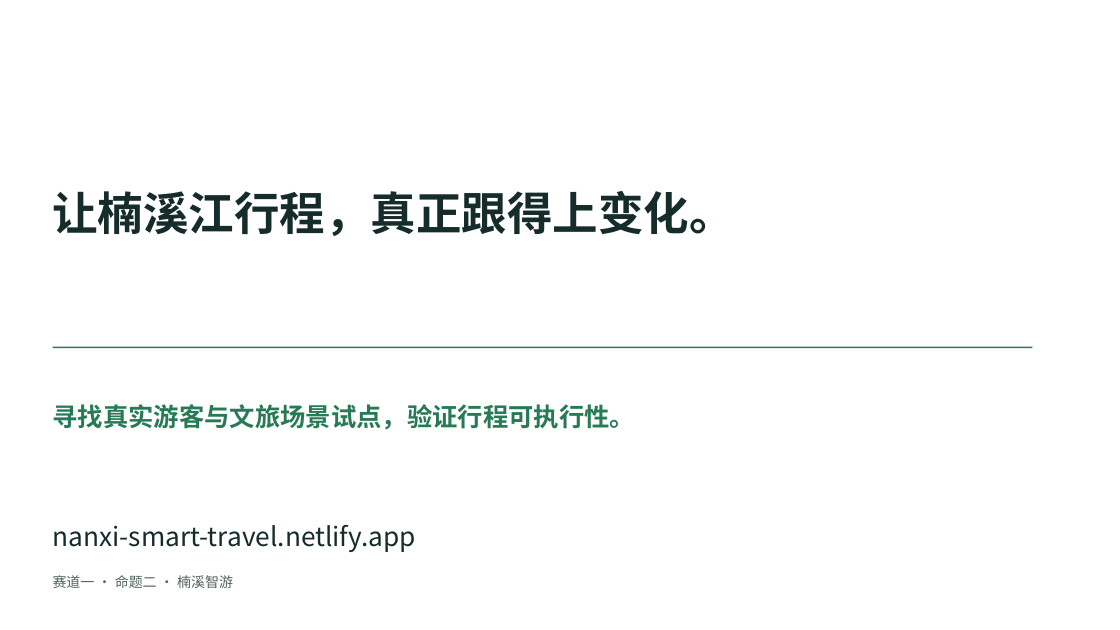
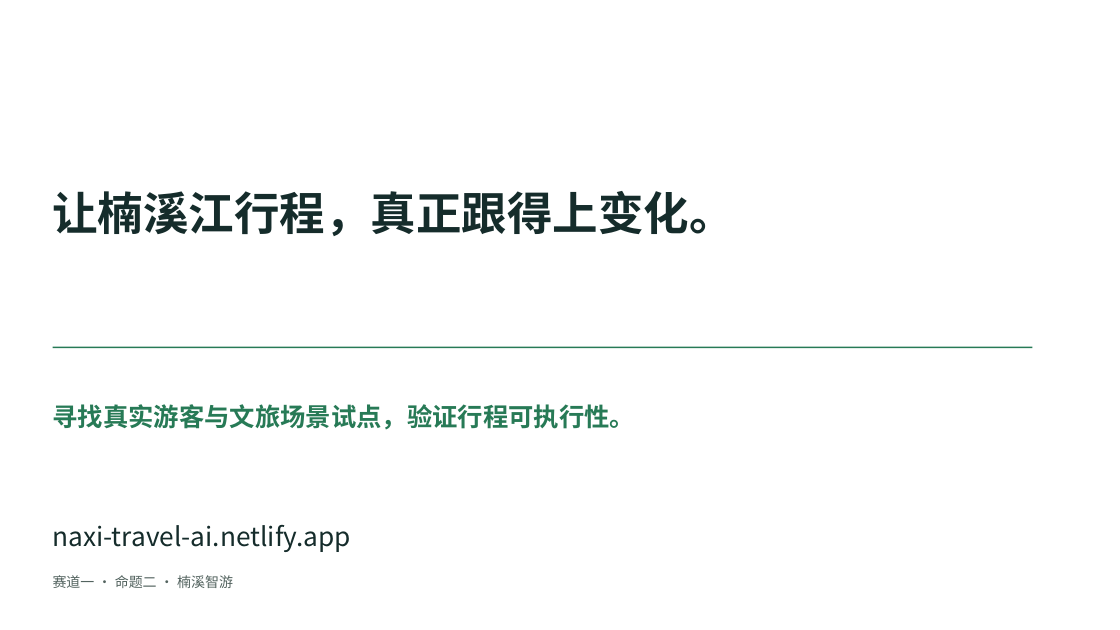
Before and after one commit to suidl/nanxi-smart-travel, a slide deck: slide 9 of 参赛材料/楠溪智游-路演稿.pptx. Drawn at 1120x630 pixels with LibreOffice and Linux fonts; fonts in the diff are those of the drawing. Boxes give left, top, right and bottom in pixels: in the first picture for what was removed or moved away, otherwise in the second. Text is boxed around its words. In the diff, an @@ line names an element or a change of style, - is before the commit and + after.

```diff
--- a/参赛材料/楠溪智游-路演稿.pptx
+++ b/参赛材料/楠溪智游-路演稿.pptx
@@ text at [53, 525, 352, 552]: text changed @@
-nanxi-smart-travel.netlify.app
+naxi-travel-ai.netlify.app
```
Also in this commit, not shown: 18 other files.
